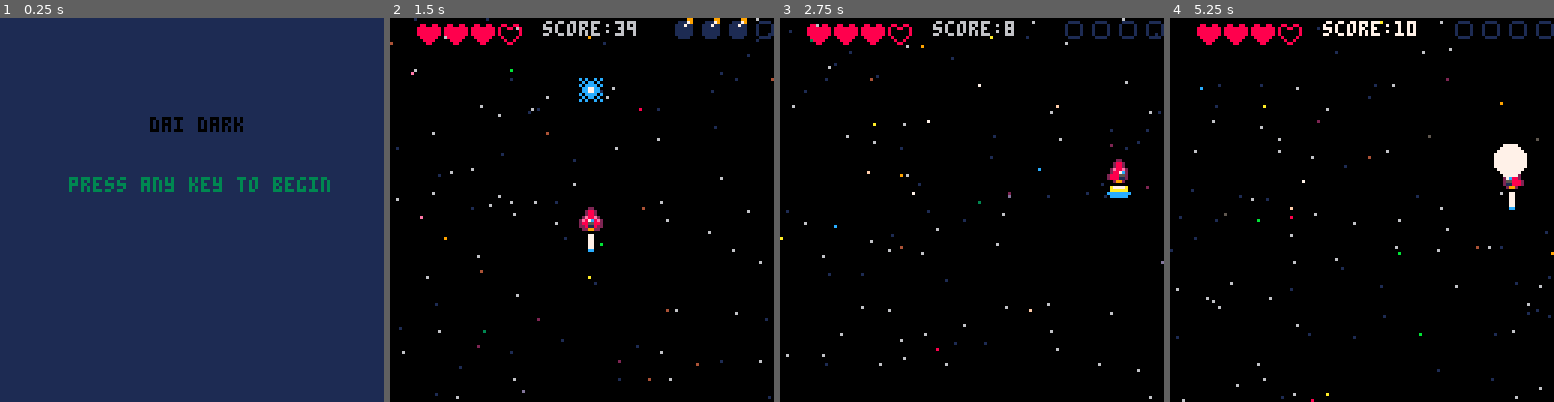
Above: before the commit, frames 1-4 (left to right).
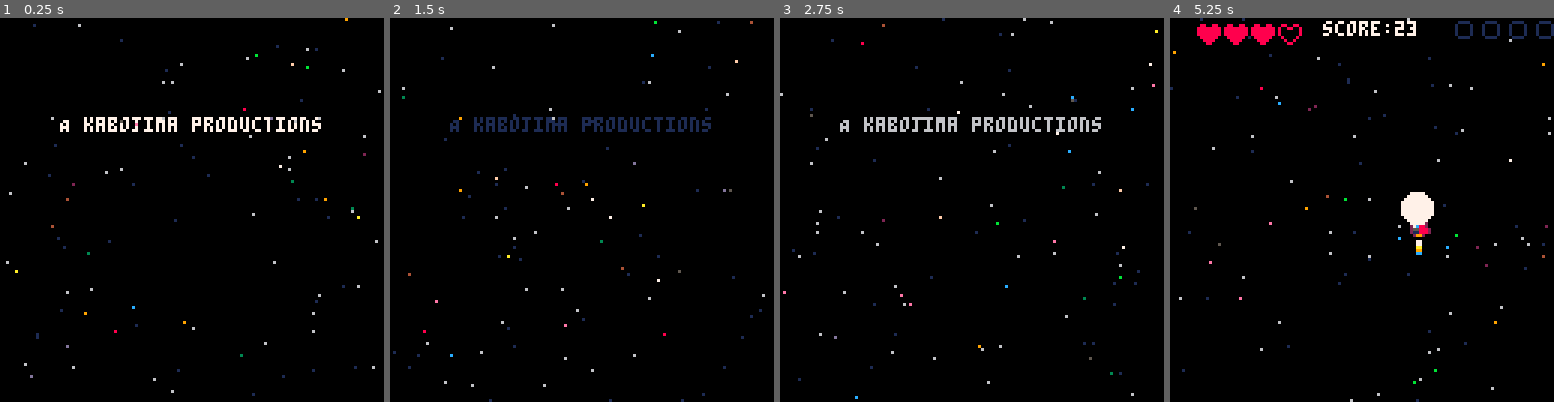
Above: after the commit, the same moments.

Repository: CreamCheese-dev/dai-dark-smhup
Game: PICO-8 cartridge smhup.p8
Two runs of this game, one before a commit and one after it. Both use one fixed random seed, a clock stepped at 60 frames per second and the inputs below.
Inputs:
- Up to frame 1 (0.25 s): no input
- Up to frame 2 (1.5 s): tap X (X key) at 0.33, 1.07 s; tap O (Z key) at 0.7 s
- Up to frame 3 (2.75 s): hold Right 1.6-2.1 s; tap O (Z key) at 1.7, 2.1, 2.5 s; tap X (X key) at 1.85 s; hold Up 2.15-2.42 s; hold Right from 2.47 s (still down)
- Up to frame 4 (5.25 s): tap O (Z key) every 0.4 s from 2.9 to 4.9 s; tap X (X key) at 2.97, 4.08, 5.2 s; release Right at 3.03 s; hold Left 3.08-3.58 s; hold Down 3.63-3.97 s; hold Right 4.02-4.68 s; hold Up 4.73-5.03 s; hold Left from 5.08 s (still down)

The runs differ from the first frame. In frame 1, 100% of the frame differs, in the area x 0-100%, y 0-100%; in frame 2, 5.0%; in frame 3, 4.4%; in frame 4, 2.8%.

Commit message:
Add blink func & splash scrn

Diff:
--- a/draw.lua
+++ b/draw.lua
@@ -39,7 +39,7 @@
 function draw_start()
 	cls(1)
 	print("dai dark",50,33,rnd(16))
-	print("press any key to begin",23,53,rnd(16))
+	print("press any key to begin",23,53,blink())
 end
 
 function draw_over()
@@ -47,3 +47,22 @@
 	print("game over",50,33,rnd(16))
 	print("press any key to start again",11,53,rnd(16))
 end
+
+function draw_splash()
+    cls()
+    print("A kabojima productions",20,33)
+
+    -- place holder when making unique splash scrn
+    gen_star_pos()
+    starfield()
+end
+
+function blink()
+    local blink_arr = {5,5,6,6,7,7,6,6,5,5}
+
+    if blink_t>#blink_arr then
+        blink_t=1
+    end
+
+    return blink_arr[blink_t]
+end
--- a/smhup.p8
+++ b/smhup.p8
@@ -8,7 +8,9 @@
 function _init()
 	-- clear screen
 	cls(0)
-	mode="start"
+	mode="splash"
+	blink_t = 0
+	splash_t = 0
 end
 
 function _update()
@@ -18,6 +20,8 @@
 		update_start()
 	elseif mode == "over" then
 		draw_over()
+	elseif mode == "splash" then
+		update_splash()
 	end
 
 end
@@ -30,6 +34,8 @@
 		draw_start()
 	elseif mode == "over" then
 		draw_over()
+	elseif mode == "splash" then
+		draw_splash()
 	end
 end
 
--- a/update.lua
+++ b/update.lua
@@ -73,6 +73,8 @@
 end
 
 function update_start()
+    -- blink timer
+    blink_t=blink_t+1
     if btnp(4) or btnp(5) then
         start_game()
     end
@@ -84,3 +86,13 @@
     end
 
 end
+
+function update_splash()
+    -- splash timer
+    splash_t+=1
+
+    if splash_t == 100 then
+        mode = "start"
+    end
+
+end
